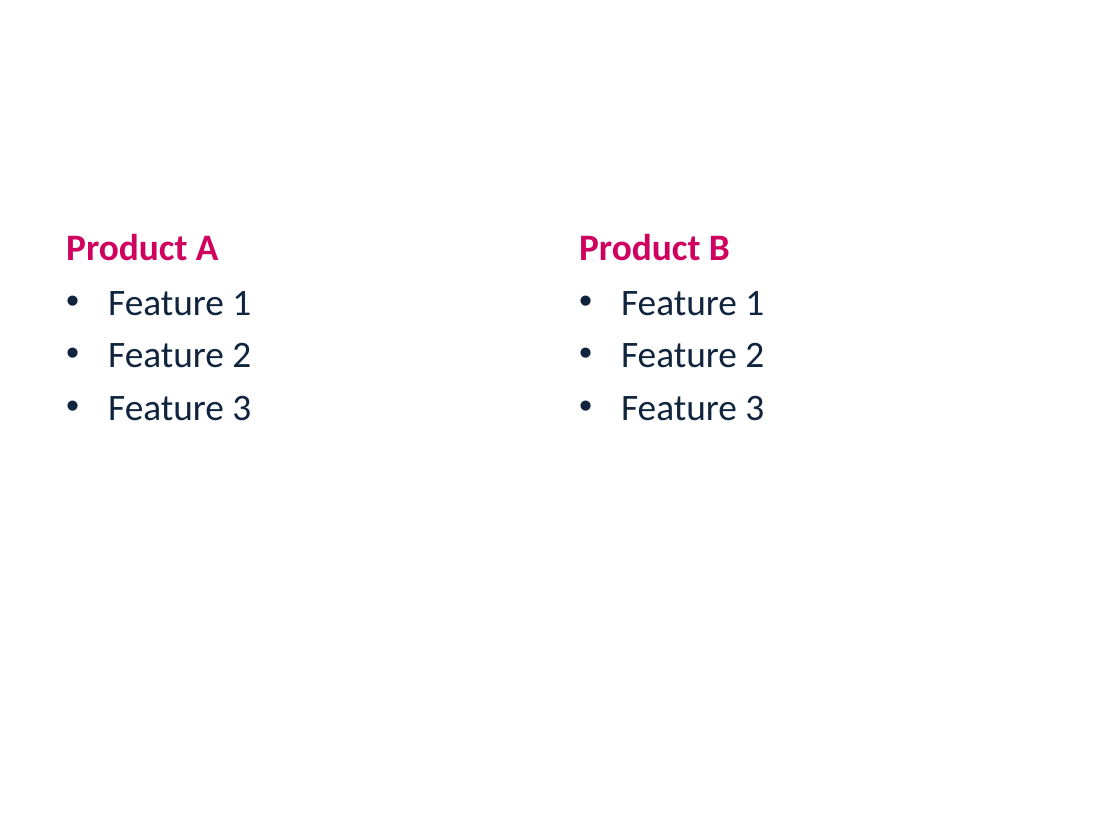
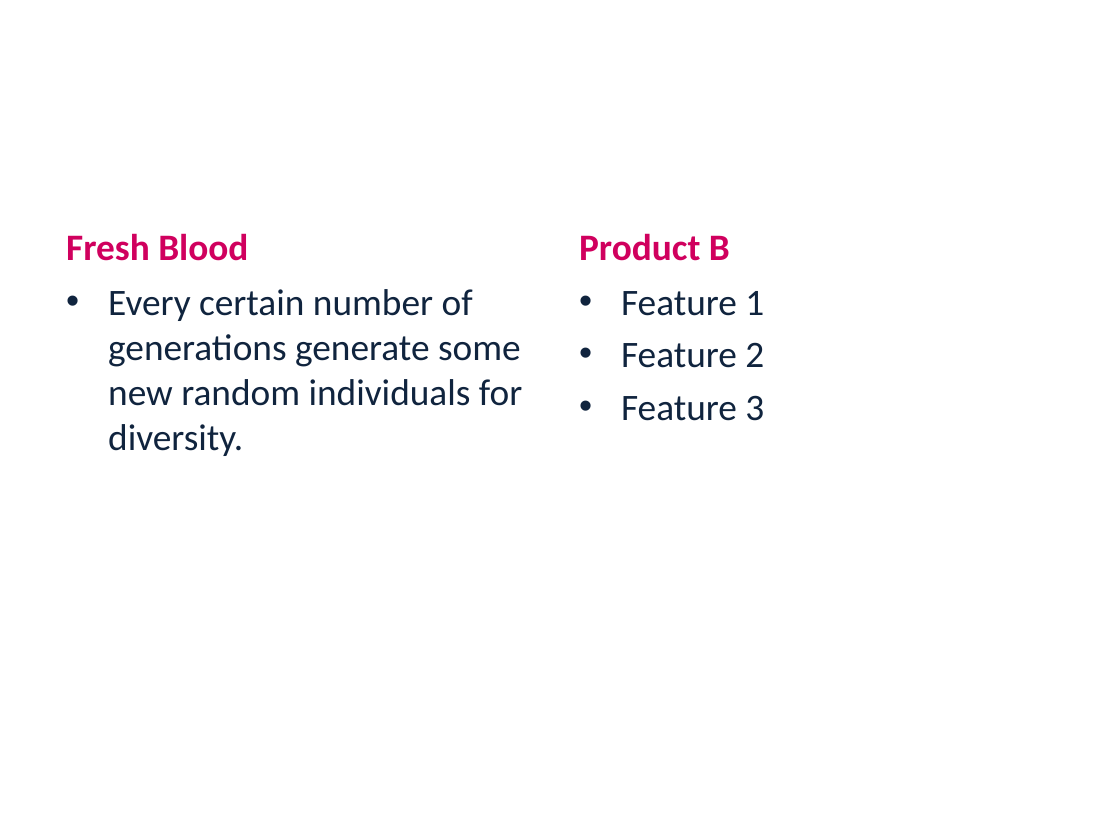
Before and after one commit to LironAvr/EvolutionaryLightsUp, a slide deck: slide 17 of presentation.pptx. Drawn at 1120x840 pixels with LibreOffice and Linux fonts; fonts in the diff are those of the drawing; background and template pictures are left out. Boxes give left, top, right and bottom in pixels: in the first picture for what was removed or moved away, otherwise in the second. Text is boxed around its words. In the diff, an @@ line names an element or a change of style, - is before the commit and + after.

```diff
--- a/presentation.pptx
+++ b/presentation.pptx
@@ text at (66, 233, 248, 261): text changed @@
-Product A
+Fresh Blood
@@ text at (108, 289, 522, 456): text changed @@
-• Feature 1
-• Feature 2
-• Feature 3
+• Every certain number of generations generate some new random individuals for diversity.
```
Also in this commit, not shown: 5 other files.
